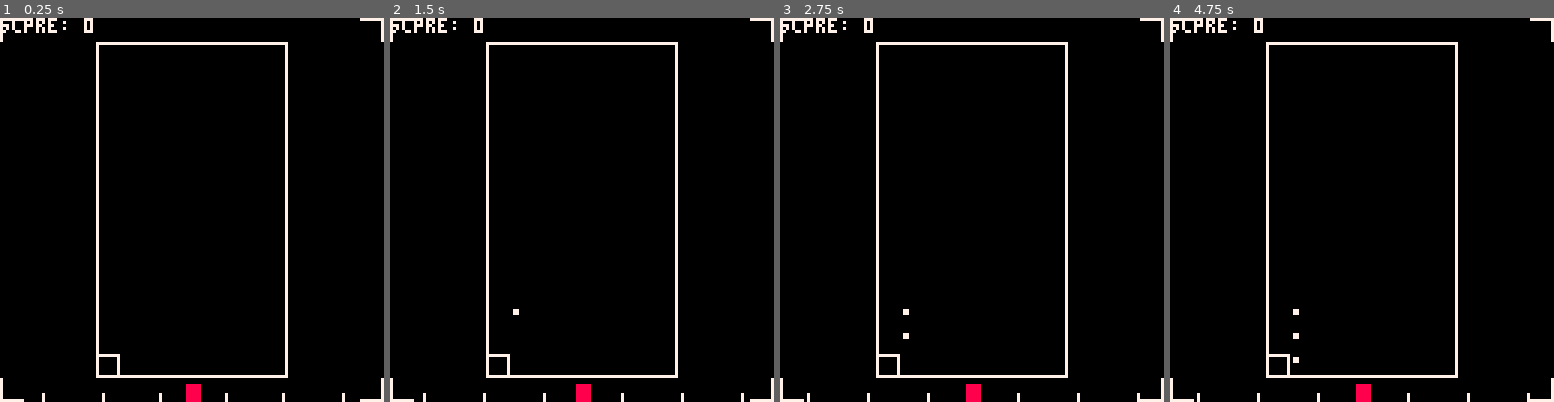
Above: before the commit, frames 1-4 (left to right).
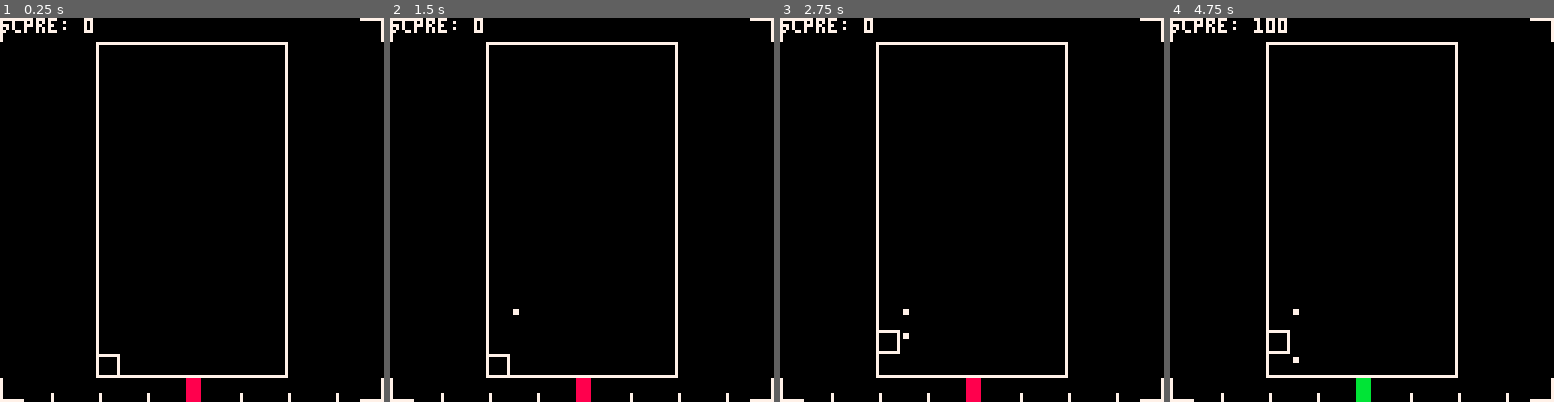
Above: after the commit, the same moments.

Repository: GerodruS/gj211219
Game: PICO-8 cartridge game.p8
Two runs of this game, one before a commit and one after it. Both use one fixed random seed, a clock stepped at 60 frames per second and the inputs below.
Inputs:
- Up to frame 1 (0.25 s): no input
- Up to frame 2 (1.5 s): no input
- Up to frame 3 (2.75 s): hold Right 1.6-2.1 s; hold Up 2.15-2.42 s; hold Right from 2.47 s (still down)
- Up to frame 4 (4.75 s): release Right at 3.03 s; hold Left 3.08-3.58 s; hold Down 3.63-3.97 s; hold Right 4.02-4.68 s; hold Up from 4.73 s (still down)

The runs differ from the first frame. In frame 1, 0.3% of the frame differs, in the area x 10-90%, y 93-100%; in frame 2, 0.3%; in frame 3, 0.4%; in frame 4, 0.9%, in the area x 7-94%, y 0-100%.

Commit message:
Improved rhythm logic

Diff:
--- a/game.p8
+++ b/game.p8
@@ -6,29 +6,45 @@
 --  from pico-8 tunes vol. 1
 --  by @gruber_music / @krajzeg
 function _init()
--- music(18)
  init_game_state()
 end
 -->8
 -- rhythm
+local period=80
+local gap=0.2
+
+local function get_progress()
+ local ticks=stat(26)
+ return (ticks%period)/period
+end
+
+function test_rhythm()
+ local p=get_progress()
+ return p<gap or
+        (1-gap)<p
+end
+
+function test_rhythm_2()
+ local p=get_progress()
+ return (1-gap*2)<p
+end
+
 function init_rhythm()
- period=40/60
- gap=8/60
 end
 
 function draw_rhythm()
- local t=time()%period
-
- if t<gap or period-gap<t then
+ local p=get_progress()
+
+ if test_rhythm() then
   rectfill(62,127,66,127-7)
- elseif period-gap*2<t then
+ elseif test_rhythm_2() then
   rectfill(62,127,66,127-3)
  else
   rectfill(62,127,66,127-5)
  end
 
  for i=1,3 do
-  local dx=(t-period*i)*30
+  local dx=(p-i)*16
   local x=64-dx
   rectfill(x,127,x,127-2,7)
   local x=65+dx
@@ -49,7 +65,7 @@
 end
 
 function update_elevator()
- local t=time()%period
+ local can_move=test_rhythm()
 
  local dp={0,0}
  if (btnp(⬅️)) dp[1]-=1
@@ -58,7 +74,7 @@
  if (btnp(⬇️)) dp[2]-=1
 
  if dp[2]~=0 then
-  success=t<gap or period-gap<t
+  success=can_move
   if success then
    current_floor+=dp[2]
    if current_floor<min_floor then
@@ -70,7 +86,7 @@
    end
   end
  elseif dp[1]~=0 then
-  success=t<gap or period-gap<t
+  success=can_move
   if success then
    if dp[1]<0 then
     success=0<queues[current_floor]and
@@ -152,6 +168,7 @@
 -->8
 -- game state
 function init_game_state()
+ music(18, 100)
  init_rhythm()
  init_elevator()
  init_queues()
@@ -167,8 +184,6 @@
 end
 
 function draw_game_state()
- local t=time()%period
-
  cls()
  map(0,0,0,0,16,16)
 
@@ -186,6 +201,7 @@
 -->8
 -- game over state
 function init_game_over_state()
+ music(-1, 100)
  _update60=update_game_over_state
  _draw=draw_game_over_state
 end
